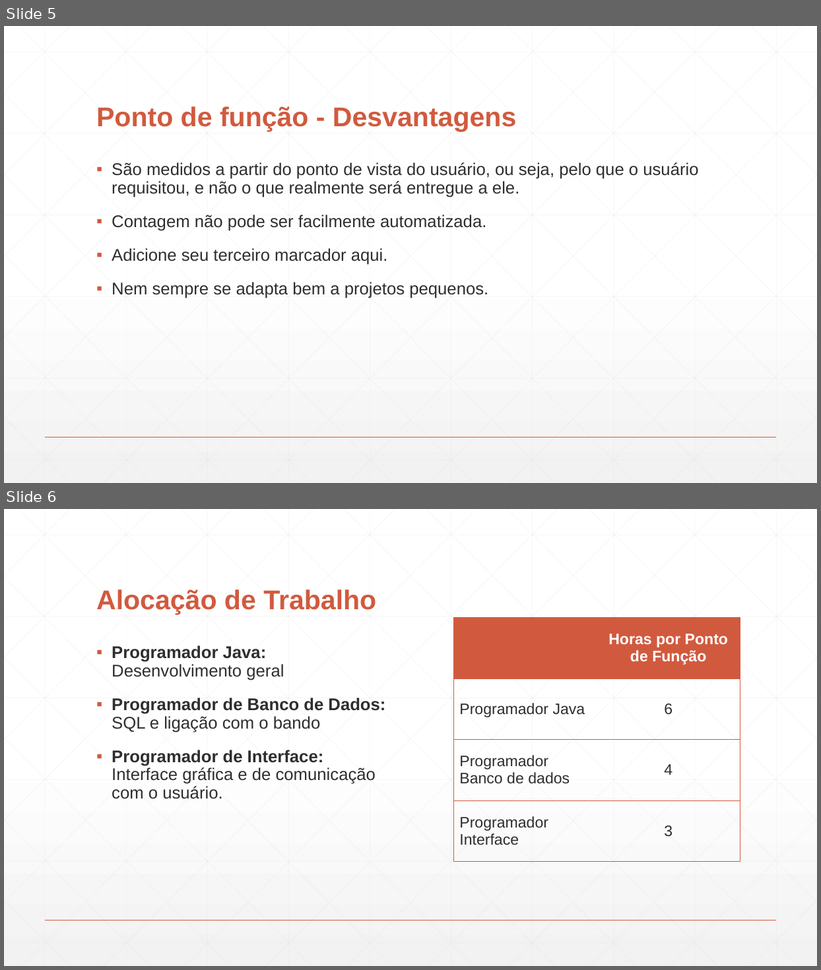
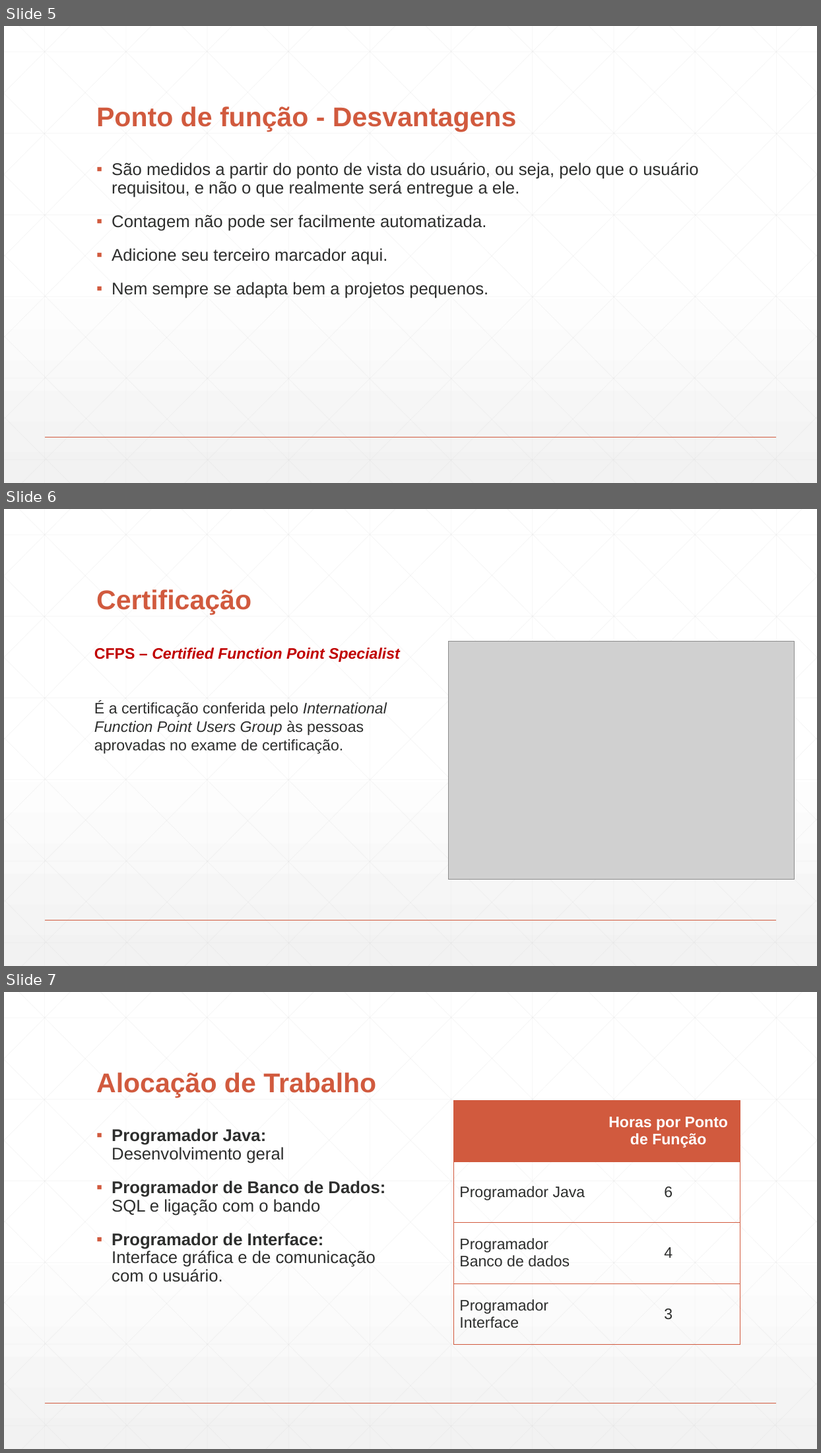
Before and after one commit to DudsNascimento/DuDente, a slide deck: Apresentação - Estimativas .pptx. Shown one above the other, each under a label of ours: slides 5 and 6 before the commit, slides 5, 6 and 7 after it. The pictures are 821x970 and 821x1453 pixels, drawn with LibreOffice and Linux fonts; fonts in the diff are those of the drawing; grey boxes stand for pictures. Boxes give left, top, right and bottom in pixels: in the first picture for what was removed or moved away, otherwise in the second. Text is boxed around its words. In the diff, an @@ line names an element or a change of style, - is before the commit and + after.

Commit message:
Apresentação

```diff
--- a/Apresentação - Estimativas .pptx
+++ b/Apresentação - Estimativas .pptx
@@ slide 6 added at [4,509,817,966], background gradient #FFFFFF to #F2F2F2; not listed: 47 template elements that a slide beside it also shows @@
@@ title added at [96,590,252,615], 32 pt, text #D15A3E, bold @@
+Certificação
@@ picture added at [449,642,795,880] @@
@@ text added at [94,648,400,754], 18 pt, text #2D2E2D @@
+CFPS – Certified Function Point Specialist
+É a certificação conferida pelo International Function Point Users Group às pessoas aprovadas no exame de certificação.
@@ what was slide 6 is now slide 7 @@
```
